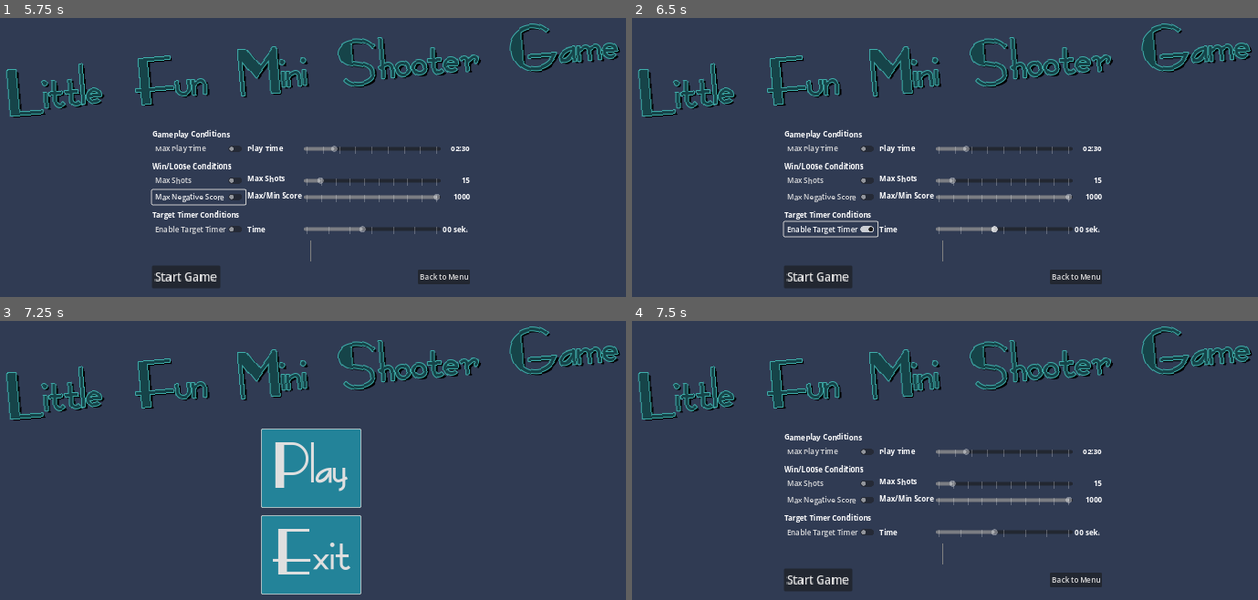
Above: before the commit, frames 1-4 (two rows, left to right).
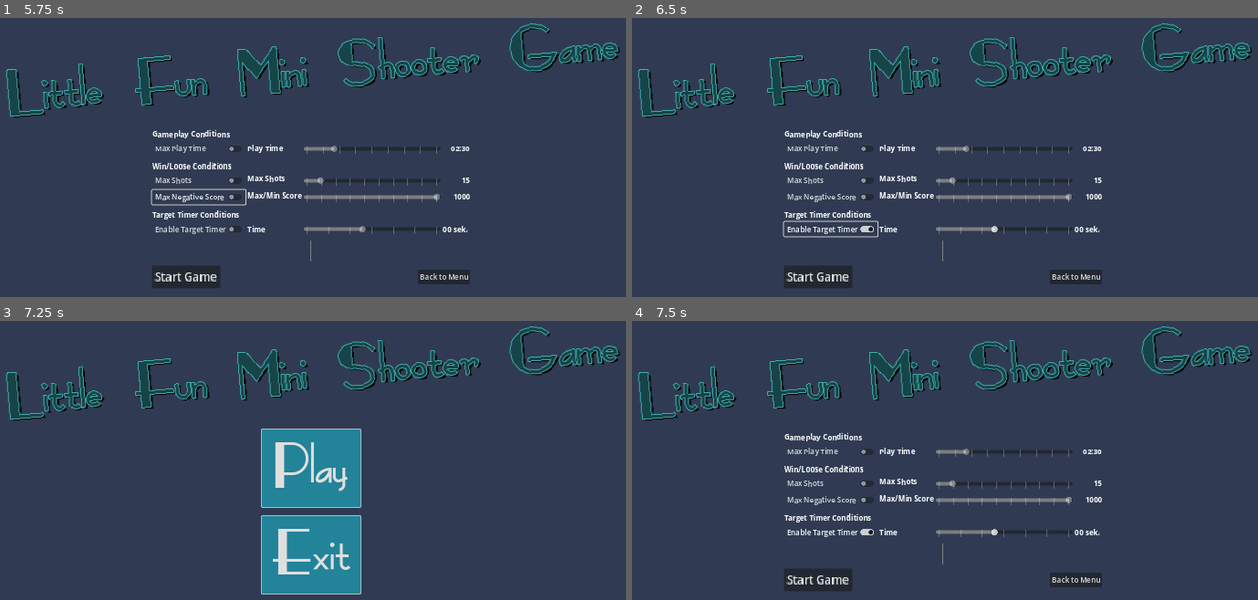
Above: after the commit, the same moments.

Repository: Coding-4Fun/Just4Fun_Mini_Shootergame
Game: Godot game, scene res://UI/MainMenuUI/MainMenuUI.tscn
Same seed, same stepped clock (60 frames per second), same inputs: the game is played once before the commit and once after it.
Inputs:
- Up to frame 1 (5.75 s): click "Play" at 0.5 s; click "Max Play Time" at 1.25 s; click "Max Play Time" at 2 s; click "Start Game" at 2.75 s; click "Start Game" at 3.5 s; click "Max Shots" at 4.25 s; click "Max Negative Score" at 5 s
- Up to frame 2 (6.5 s): click "Enable Target Timer" at 5.75 s
- Up to frame 3 (7.25 s): click "Back to Menu" at 6.5 s
- Up to frame 4 (7.5 s): click "Play" at 7.25 s

Frames 1-3 are identical in both runs. In frame 4, 0.1% of the frame differs, in the area x 24-59%, y 74-78%.

Commit message:
Fix: Doesnt load DummyTarget Setting values

Diff:
--- a/UI/Settings/dummytimersettings.gd
+++ b/UI/Settings/dummytimersettings.gd
@@ -8,6 +8,10 @@
 
 # Called when the node enters the scene tree for the first time.
 func _ready() -> void:
+	DummyTargetTimerSwitch.button_pressed = Config.get_configdata_value("GameDummyTargetTimerEnabled", Variant.Type.TYPE_BOOL)
+	DummyTargetTimerSlider.editable = Config.get_configdata_value("GameDummyTargetTimerEnabled", Variant.Type.TYPE_BOOL)
+	DummyTargetTimerSlider.value = Config.get_configdata_value("GameDummyTargetTimerCountdown", Variant.Type.TYPE_FLOAT)
+
 	DummyTargetTimerSwitch.toggled.connect(_on_c_butt_switch_target_timer_toggled)
 	DummyTargetTimerSlider.drag_ended.connect(_on_max_game_time_slider_drag_ended)
 	pass # Replace with function body.
